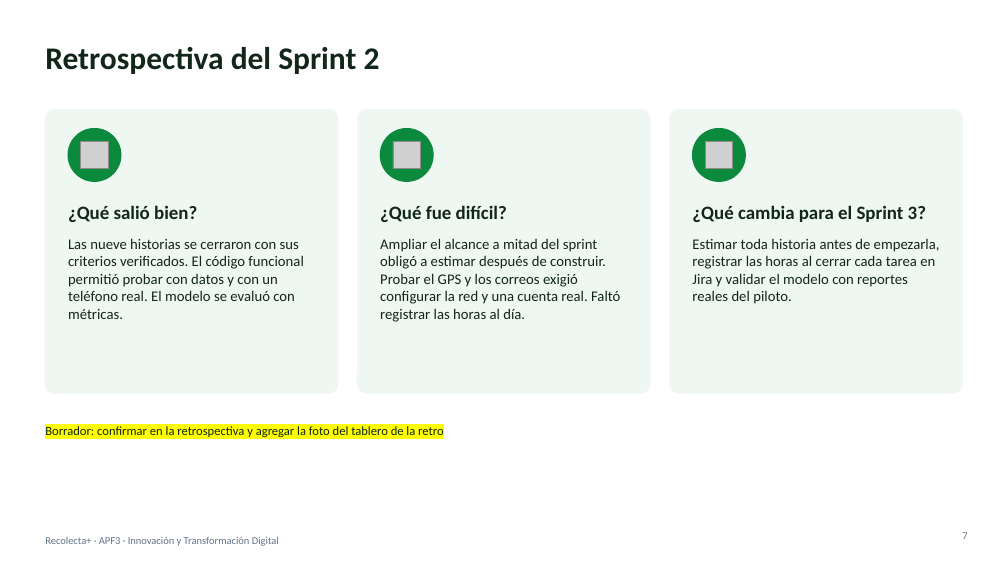
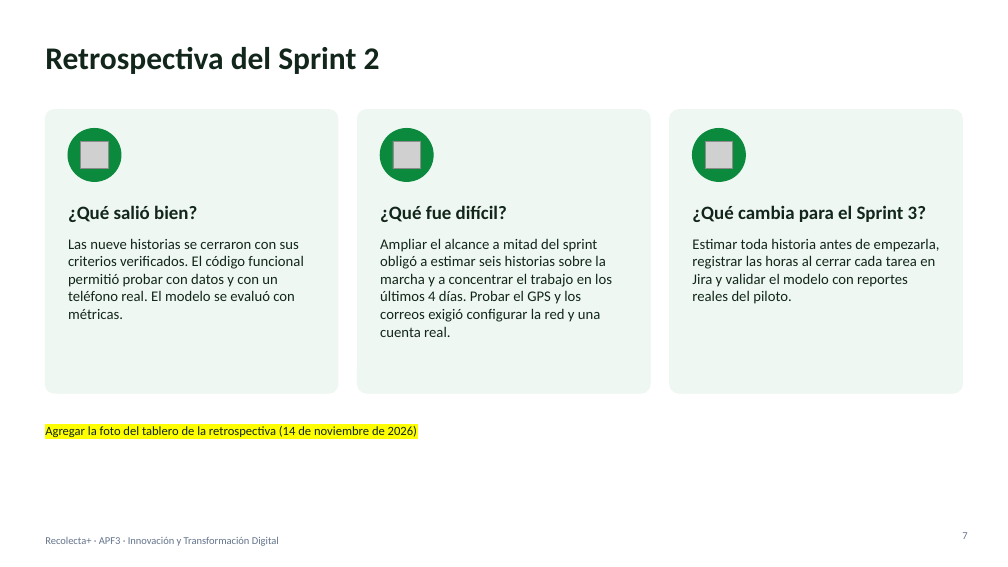
Before and after one commit to Jamesllm/Recolecta, a slide deck: slide 7 of docs/apf3/APF3_Recolecta+_G3.pptx. Drawn at 1008x567 pixels with LibreOffice and Linux fonts; fonts in the diff are those of the drawing; grey boxes stand for pictures; background and template pictures are left out. Boxes give left, top, right and bottom in pixels: in the first picture for what was removed or moved away, otherwise in the second. Text is boxed around its words. In the diff, an @@ line names an element or a change of style, - is before the commit and + after.

```diff
--- a/docs/apf3/APF3_Recolecta+_G3.pptx
+++ b/docs/apf3/APF3_Recolecta+_G3.pptx
@@ text at bbox=[380, 238, 612, 337]: text changed @@
-Ampliar el alcance a mitad del sprint obligó a estimar después de construir. Probar el GPS y los correos exigió configurar la red y una cuenta real. Faltó registrar las horas al día.
+Ampliar el alcance a mitad del sprint obligó a estimar seis historias sobre la marcha y a concentrar el trabajo en los últimos 4 días. Probar el GPS y los correos exigió configurar la red y una cuenta real.
@@ text at bbox=[45, 426, 417, 437]: text changed @@
-Borrador: confirmar en la retrospectiva y agregar la foto del tablero de la retro
+Agregar la foto del tablero de la retrospectiva (14 de noviembre de 2026)
```
Also in this commit, not shown: 2 other slides changed, 11 other files.
